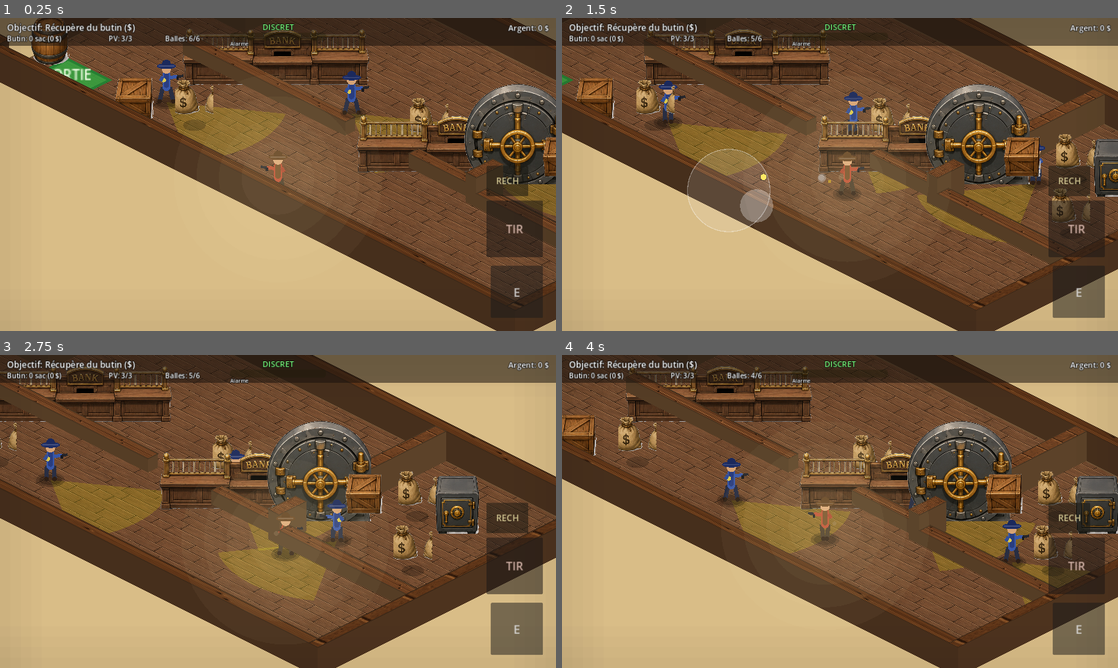
Above: before the commit, frames 1-4 (two rows, left to right).
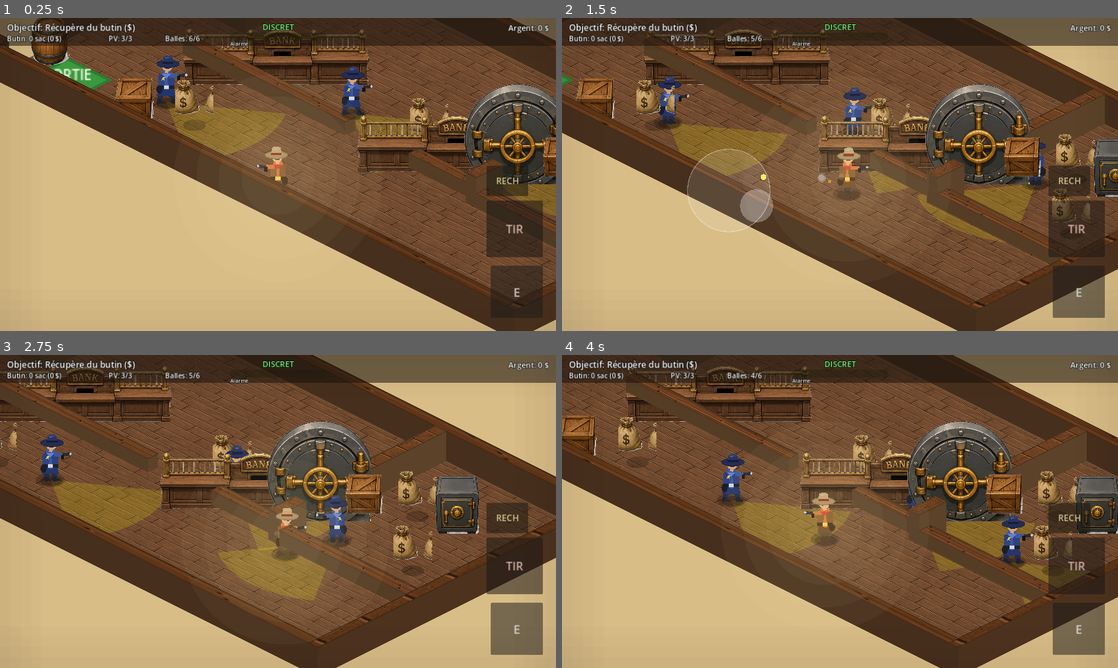
Above: after the commit, the same moments.

Repository: sebadiaz/Cowboys
Game: Godot game, scene res://scenes/MissionRoot.tscn
Two runs of this game, one before a commit and one after it. Both use one fixed random seed, a clock stepped at 60 frames per second and the inputs below. This scene is started directly instead of the project's main scene.
Inputs (mouse positions are in pixels of both pictures, inside the frame that each line leads up to):
- Up to frame 1 (0.25 s): no input
- Up to frame 2 (1.5 s): move the mouse to (962, 158) at 0.52 s; hold D (move_right) 0.53-1.25 s; hold Space (fire) 0.53-1.25 s; click (962, 158) at 0.67 s; drag from (728, 190) to (812, 237) at 1.27 s
- Up to frame 3 (2.75 s): move the mouse to (333, 442) at 2.02 s; hold D (move_right) from 2.03 s (still down); hold Space (fire) from 2.03 s (still down)
- Up to frame 4 (4 s): release D (move_right) at 2.75 s; release Space (fire) at 2.75 s; drag from (812, 574) to (673, 464) at 2.77 s; move the mouse to (1006, 558) at 3.52 s; hold A (move_left) from 3.53 s (still down); hold Space (fire) from 3.53 s (still down)

The runs differ from the first frame. In frame 1, 0.9% of the frame differs, in the area x 28-67%, y 12-54%; in frame 2, 0.9%; in frame 3, 0.9%; in frame 4, 1.1%, in the area x 28-85%, y 31-68%.

Commit message:
Vrai cowboy charismatique (rendu procedural en couches, directionnel)
Le joueur n'est plus une simple forme: cowboy dessine en couches lisibles —
grand chapeau a bandeau, bandana rouge, duster/manteau (pans), ceinturon +
boucle doree + holster, bottes a talon, visage (yeux + moustache de face,
profil de cote, nuque de dos). Rendu DIRECTIONNEL (face/dos/profils via la
projection iso) et anime (marche alternee, recul au tir, flash de touche).
Gardes = sherifs bleus distincts (long manteau, etoile a 5 branches).
Nouveaux helpers _draw_hat/_draw_boot/_draw_star. Docs CLAUDE/TODO a jour.

Verifie: parse OK, captures des 4 orientations (face=visage+bandana,
dos=nuque sans visage, profils G/D chapeau incline + revolver du bon cote),
cowboy nettement plus lisible et distinct des gardes.

Diff:
--- a/_shot.gd
+++ /dev/null
@@ -1,9 +0,0 @@
-extends Node
-var ms
-func _ready() -> void:
-	ms = load("res://scenes/MissionRoot.tscn").instantiate()
-	add_child(ms)
-	await get_tree().create_timer(0.6).timeout
-	print("ZOOM=", ms._renderer.scale.x, " CAMPOS=", ms._renderer.position, " PLAYER=", ms.player.global_position)
-	get_viewport().get_texture().get_image().save_png("res://_land.png")
-	get_tree().quit()
--- a/_shot.tscn
+++ /dev/null
@@ -1,4 +0,0 @@
-[gd_scene load_steps=2 format=3]
-[ext_resource type="Script" path="res://_shot.gd" id="1"]
-[node name="S" type="Node"]
-script = ExtResource("1")
--- a/scripts/iso_renderer.gd
+++ b/scripts/iso_renderer.gd
@@ -364,10 +364,14 @@
 	if _char_tex != null:
 		_billboard(_char_tex, R_PLAYER, player.global_position, 56.0)
 		return
+	# Cowboy "héros" : duster fauve, chemise rouille, bandana rouge, chapeau clair.
 	var pal := {
-		"hat": Color(0.40, 0.26, 0.13), "shirt": Color(0.74, 0.30, 0.20),
-		"vest": Color(0.45, 0.30, 0.16), "pants": Color(0.28, 0.22, 0.16),
-		"skin": Color(0.86, 0.66, 0.48),
+		"hat": Color(0.74, 0.62, 0.42), "hat_band": Color(0.55, 0.16, 0.12),
+		"coat": Color(0.55, 0.36, 0.18), "coat_dark": Color(0.42, 0.27, 0.13),
+		"shirt": Color(0.82, 0.46, 0.20), "pants": Color(0.32, 0.26, 0.20),
+		"skin": Color(0.90, 0.69, 0.50), "bandana": Color(0.86, 0.22, 0.18),
+		"belt": Color(0.26, 0.16, 0.09), "buckle": Color(0.95, 0.80, 0.32),
+		"boots": Color(0.30, 0.18, 0.10), "hair": Color(0.25, 0.16, 0.09),
 	}
 	_draw_person(player.global_position, player.facing, pal, false, false,
 			player.walk_phase, player.recoil, 0.0)
@@ -378,11 +382,16 @@
 		_billboard(_char_tex, R_GUARD, g.global_position, 56.0, g.is_alert())
 		return
 	var alert: bool = g.is_alert()
+	# Garde/shérif : long manteau bleu, étoile, plus terne que le héros.
 	var pal := {
-		"hat": Color(0.12, 0.18, 0.40),
-		"shirt": Color(0.30, 0.42, 0.82) if alert else Color(0.22, 0.34, 0.66),
-		"vest": Color(0.16, 0.24, 0.50), "pants": Color(0.16, 0.18, 0.26),
-		"skin": Color(0.84, 0.64, 0.46),
+		"hat": Color(0.16, 0.20, 0.38), "hat_band": Color(0.09, 0.11, 0.22),
+		"coat": Color(0.24, 0.34, 0.66) if alert else Color(0.19, 0.27, 0.52),
+		"coat_dark": Color(0.14, 0.21, 0.42),
+		"shirt": Color(0.30, 0.42, 0.78) if alert else Color(0.24, 0.34, 0.62),
+		"pants": Color(0.15, 0.17, 0.26),
+		"skin": Color(0.84, 0.64, 0.46), "bandana": Color(0.40, 0.50, 0.82),
+		"belt": Color(0.12, 0.13, 0.18), "buckle": Color(0.82, 0.84, 0.88),
+		"boots": Color(0.12, 0.13, 0.18), "hair": Color(0.16, 0.14, 0.12),
 	}
 	var flash: float = g.hit_flash if "hit_flash" in g else 0.0
 	_draw_person(g.global_position, g.get_facing(), pal, true, alert,
@@ -394,58 +403,146 @@
 	return (Time.get_ticks_msec() * 0.012) if (("velocity" in g) and g.velocity.length() > 5.0) else 0.0
 
 
-## Personnage "debout" vu en iso : ombre, jambes (animées), torse, bras + pistolet
-## (recul), tête et chapeau. `flash` blanchit le corps quand touché.
+## Cowboy/garde dessiné en iso, vu de 3/4 : duster, ceinturon + holster, grand
+## chapeau, bandana et visage selon l'orientation. Animé (marche, recul, flash).
 func _draw_person(world_pos: Vector2, facing: Vector2, pal: Dictionary, is_guard: bool,
 		alert: bool, walk: float, recoil: float, flash: float) -> void:
 	var base := Iso.project(world_pos)
 	var f := Iso.project(world_pos + facing) - base
 	if f.length() > 0.001:
 		f = f.normalized()
-	var side := signf(f.x) if absf(f.x) > 0.15 else 1.0
-	var facing_up := f.y < -0.25
-
-	# Teinte (flash blanc quand touché).
-	var shirt: Color = pal["shirt"].lerp(Color.WHITE, flash * 0.7)
-	var vest: Color = pal["vest"].lerp(Color.WHITE, flash * 0.7)
-
-	# Ombre au sol.
-	draw_colored_polygon(_ellipse(base, 13.0, 6.0), Color(0, 0, 0, 0.22))
-
-	# Balancement de marche.
-	var sw := sin(walk) * 3.0
-	var bob := absf(sin(walk)) * -1.5
-	var hip := base + Vector2(0, -16.0 + bob)
-	var shoulder := base + Vector2(0, -30.0 + bob)
-
-	# Jambes (alternées).
-	draw_line(hip + Vector2(-4, 0), base + Vector2(-5 - sw, -1), pal["pants"], 5.0)
-	draw_line(hip + Vector2(4, 0), base + Vector2(5 + sw, -1), pal["pants"], 5.0)
-	draw_circle(base + Vector2(-5 - sw, -1), 2.6, Color(0.18, 0.12, 0.08))
-	draw_circle(base + Vector2(5 + sw, -1), 2.6, Color(0.18, 0.12, 0.08))
-
-	# Torse + gilet.
-	_draw_capsule(hip, shoulder, 9.0, shirt)
-	_draw_capsule(hip + Vector2(0, -2), shoulder, 6.0, vest)
+	var side := 1.0 if f.x >= 0.0 else -1.0
+	if absf(f.x) < 0.12:
+		side = 1.0
+	var facing_up := f.y < -0.30     # de dos (s'éloigne de la caméra)
+	var facing_down := f.y > 0.20    # de face
+
+	# Flash blanc quand touché.
+	var coat: Color = (pal["coat"] as Color).lerp(Color.WHITE, flash * 0.7)
+	var coat_dark: Color = (pal["coat_dark"] as Color).lerp(Color.WHITE, flash * 0.7)
+	var shirt: Color = (pal["shirt"] as Color).lerp(Color.WHITE, flash * 0.7)
+
+	# Animation : balancement + petit "bob" vertical.
+	var sw := sin(walk) * 3.2
+	var bob := absf(sin(walk)) * -1.6
+	var hip := base + Vector2(0, -17.0 + bob)
+	var shoulder := base + Vector2(0, -32.0 + bob)
+
+	# Ombre portée.
+	draw_colored_polygon(_ellipse(base + Vector2(1, 1), 13.0, 6.0), Color(0, 0, 0, 0.25))
+
+	# Jambes + bottes (alternées par la marche).
+	var footL := base + Vector2(-5 - sw, -1)
+	var footR := base + Vector2(5 + sw, -1)
+	draw_line(hip + Vector2(-4, 0), footL, pal["pants"], 6.0)
+	draw_line(hip + Vector2(4, 0), footR, pal["pants"], 6.0)
+	_draw_boot(footL, side, pal["boots"])
+	_draw_boot(footR, side, pal["boots"])
+
+	# Pan du manteau (duster) : silhouette western qui évase vers les genoux.
+	var knee := base.y - 7.0 + bob * 0.4
+	var skirt := PackedVector2Array([
+		hip + Vector2(-7, 0), Vector2(base.x - 10 - sw * 0.4, knee),
+		Vector2(base.x + 10 + sw * 0.4, knee), hip + Vector2(7, 0),
+	])
+	draw_colored_polygon(skirt, coat_dark)
+
+	# Torse : chemise puis manteau ouvert (deux pans).
+	_draw_capsule(hip + Vector2(0, -1), shoulder, 11.0, shirt)
+	draw_colored_polygon(PackedVector2Array([
+		shoulder + Vector2(-9, 1), shoulder + Vector2(-1, 2),
+		hip + Vector2(-2, 1), hip + Vector2(-9, -1)]), coat)
+	draw_colored_polygon(PackedVector2Array([
+		shoulder + Vector2(9, 1), shoulder + Vector2(1, 2),
+		hip + Vector2(2, 1), hip + Vector2(9, -1)]), coat.darkened(0.06))
+
+	# Ceinturon + boucle + holster (sur la hanche opposée à l'arme).
+	draw_line(hip + Vector2(-9, 1), hip + Vector2(9, 1), pal["belt"], 4.0)
+	draw_rect(Rect2(hip + Vector2(-3, -1), Vector2(6, 4)), pal["buckle"])
+	var holster_x := -side
+	draw_colored_polygon(_ellipse(hip + Vector2(8 * holster_x, 4), 3.5, 5.0),
+			(pal["belt"] as Color).darkened(0.1))
+
+	# Étoile de shérif (gardes).
 	if is_guard:
-		draw_circle(shoulder + Vector2(-3.0 * side, 6.0), 2.6,
-				Color(1.0, 0.9, 0.3) if alert else Color(0.85, 0.78, 0.3))
-
-	# Bras + pistolet (recul = bras ramené vers l'épaule).
-	var gun_dir := Vector2(side, -0.15 if not facing_up else -0.5).normalized()
-	var reach := 13.0 - recoil * 4.0
-	var hand := shoulder + gun_dir * reach + Vector2(0, 4)
-	draw_line(shoulder + Vector2(-side * 4, 2), shoulder + Vector2(-side * 7, 7), shirt.darkened(0.1), 4.0)
-	draw_line(shoulder + Vector2(side * 3, 3), hand, shirt, 4.0)
-	draw_line(hand, hand + gun_dir * 7.0, Color(0.15, 0.15, 0.17), 3.0)
-	draw_line(hand, hand + Vector2(0, 4), Color(0.10, 0.10, 0.12), 3.0)
-
-	# Tête + chapeau.
-	var head := shoulder + Vector2(0, -7.0)
-	draw_circle(head, 5.5, pal["skin"])
-	draw_colored_polygon(_ellipse(head + Vector2(0, -3.0), 11.0, 3.4), pal["hat"])
-	draw_colored_polygon(_ellipse(head + Vector2(0, -6.0), 5.0, 4.5), pal["hat"].darkened(0.1))
-	draw_line(head + Vector2(-9, -3), head + Vector2(9, -3), pal["hat"].lightened(0.15), 1.5)
+		_draw_star(shoulder + Vector2(-4.0 * side, 6.0), 3.4,
+				Color(1.0, 0.92, 0.4) if alert else Color(0.85, 0.78, 0.35))
+
+	# Bras + revolver (le recul ramène la main vers l'épaule).
+	var gun_dir := Vector2(side, -0.12 if not facing_up else -0.45).normalized()
+	var reach := 14.0 - recoil * 4.5
+	var hand := shoulder + gun_dir * reach + Vector2(0, 5)
+	draw_line(shoulder + Vector2(-side * 5, 2), shoulder + Vector2(-side * 8, 8), coat.darkened(0.08), 4.5)
+	draw_line(shoulder + Vector2(side * 4, 3), hand, shirt, 4.5)
+	# Revolver : canon + crosse + reflet.
+	draw_line(hand, hand + gun_dir * 9.0, Color(0.16, 0.16, 0.19), 3.5)
+	draw_line(hand, hand + Vector2(0, 5), Color(0.10, 0.08, 0.06), 3.5)
+	draw_circle(hand + gun_dir * 9.0, 1.4, Color(0.75, 0.76, 0.8))
+
+	# Cou + tête.
+	var head := shoulder + Vector2(side * 1.0, -8.0)
+	draw_line(shoulder, head + Vector2(0, 4), pal["skin"], 4.0)
+	# Bandana au cou (caché si totalement de dos).
+	if not facing_up:
+		draw_colored_polygon(PackedVector2Array([
+			shoulder + Vector2(-5, 1), shoulder + Vector2(5, 1),
+			shoulder + Vector2(0, 6)]), pal["bandana"])
+	draw_circle(head, 6.0, pal["skin"])
+	# Visage : seulement si on voit l'avant (de face ou de profil).
+	if not facing_up:
+		var eye := head + Vector2(side * 1.5, -1.0)
+		if facing_down:
+			draw_circle(head + Vector2(-2.2, -1.0), 0.9, Color(0.1, 0.08, 0.07))
+			draw_circle(head + Vector2(2.2, -1.0), 0.9, Color(0.1, 0.08, 0.07))
+			draw_line(head + Vector2(-2.5, 2.2), head + Vector2(2.5, 2.2), pal["hair"], 1.6)  # moustache
+		else:
+			draw_circle(eye, 0.9, Color(0.1, 0.08, 0.07))
+			draw_line(head + Vector2(side * 1.0, 2.2), head + Vector2(side * 3.0, 2.2), pal["hair"], 1.6)
+	else:
+		# De dos : nuque/cheveux.
+		draw_arc(head, 5.0, 0.2, PI - 0.2, 8, pal["hair"], 2.2)
+
+	# Grand chapeau de cowboy par-dessus.
+	_draw_hat(head + Vector2(0, -3.5), side, facing_up, pal)
+
+
+## Botte avec petit talon, orientée vers `side`.
+func _draw_boot(p: Vector2, side: float, col: Color) -> void:
+	draw_circle(p, 3.0, col)
+	draw_rect(Rect2(p + Vector2(min(0.0, side * 3.0), 0.0), Vector2(absf(side) * 3.0 + 3.0, 2.4)), col)
+
+
+## Étoile à 5 branches.
+func _draw_star(c: Vector2, r: float, col: Color) -> void:
+	var pts := PackedVector2Array()
+	for i in range(10):
+		var rad := r if i % 2 == 0 else r * 0.45
+		var a := -PI / 2 + PI * float(i) / 5.0
+		pts.append(c + Vector2(cos(a), sin(a)) * rad)
+	draw_colored_polygon(pts, col)
+
+
+## Grand chapeau western : large bord, couronne, bandeau, reflet.
+func _draw_hat(center: Vector2, side: float, facing_up: bool, pal: Dictionary) -> void:
+	var hat: Color = pal["hat"]
+	# Bord large (légèrement décalé vers l'avant selon l'orientation).
+	var brim_c := center + Vector2(side * 0.8, 1.0)
+	draw_colored_polygon(_ellipse(brim_c, 13.0, 4.2), hat.darkened(0.12))
+	draw_polyline(_closed(_ellipse(brim_c, 13.0, 4.2)), hat.darkened(0.28), 1.0)
+	# Couronne (trapèze légèrement pincé) + sommet bombé.
+	var cx := center.x + side * 0.8
+	var crown := PackedVector2Array([
+		Vector2(cx - 6.5, center.y + 1.0), Vector2(cx - 5.0, center.y - 7.0),
+		Vector2(cx + 5.0, center.y - 7.0), Vector2(cx + 6.5, center.y + 1.0),
+	])
+	draw_colored_polygon(crown, hat)
+	draw_colored_polygon(_ellipse(Vector2(cx, center.y - 7.0), 5.0, 1.8), hat.lightened(0.06))
+	# Bandeau coloré à la base de la couronne.
+	draw_line(Vector2(cx - 6.2, center.y - 0.2), Vector2(cx + 6.2, center.y - 0.2), pal["hat_band"], 2.6)
+	# Petit reflet.
+	if not facing_up:
+		draw_line(Vector2(cx - 3.0, center.y - 5.5), Vector2(cx + 1.0, center.y - 6.0),
+				hat.lightened(0.22), 1.2)
 
 
 ## Garde abattu : bascule au sol + fondu.
Not shown, changed: CLAUDE.md
Not shown, changed: TODO.md
